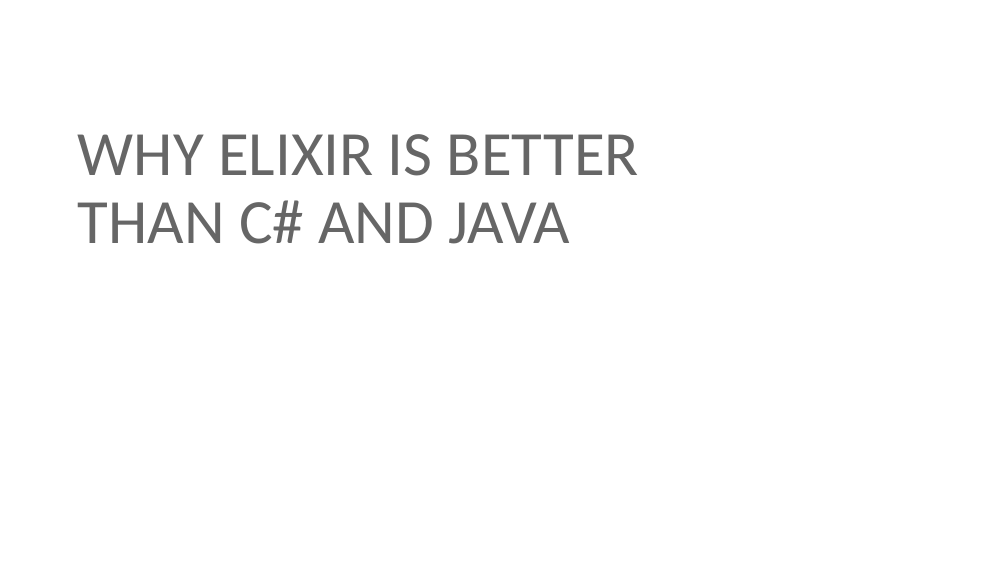
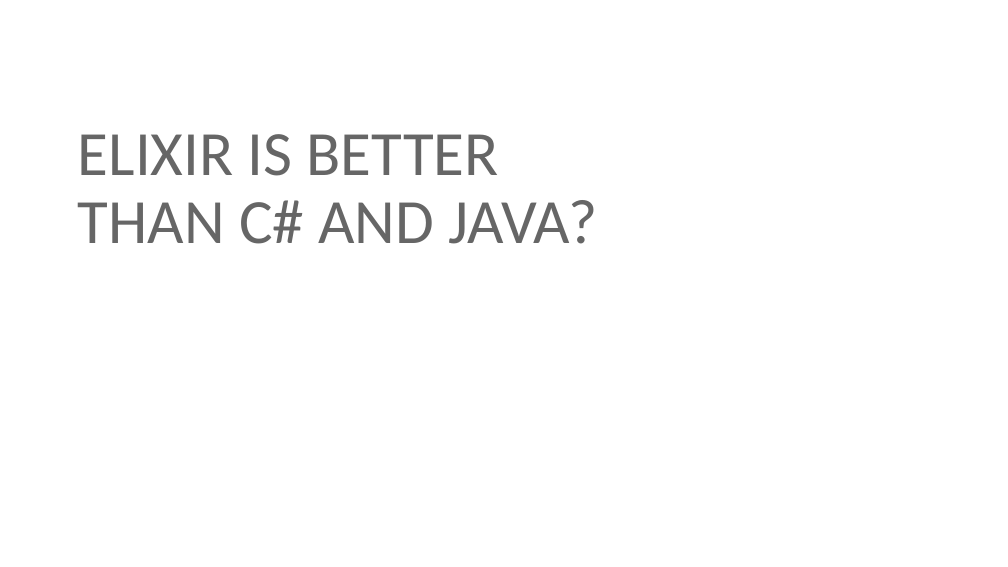
Before and after one commit to georgiyolovski/elixir-tech-talk, a slide deck: slide 1 of Elixir Tech Talk.pptx. Drawn at 1008x567 pixels with LibreOffice and Linux fonts; fonts in the diff are those of the drawing; background and template pictures are left out. Boxes give left, top, right and bottom in pixels: in the first picture for what was removed or moved away, otherwise in the second. Text is boxed around its words. In the diff, an @@ line names an element or a change of style, - is before the commit and + after.

```diff
--- a/Elixir Tech Talk.pptx
+++ b/Elixir Tech Talk.pptx
@@ title at (x1=78, y1=134, x2=597, y2=244): text changed @@
-WHY ELIXIR IS BETTER
-THAN C# AND JAVA
+ELIXIR IS BETTER
+THAN C# AND JAVA?
```
Also in this commit, not shown: 1 other slide changed, 8 slides added.
